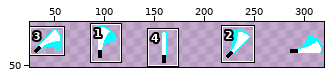
File history of a sprite sheet, art/weaponimgs/1/block.png. The picture above shows the old version from afar; the outline marks the close-up.
Close-up. Old version:
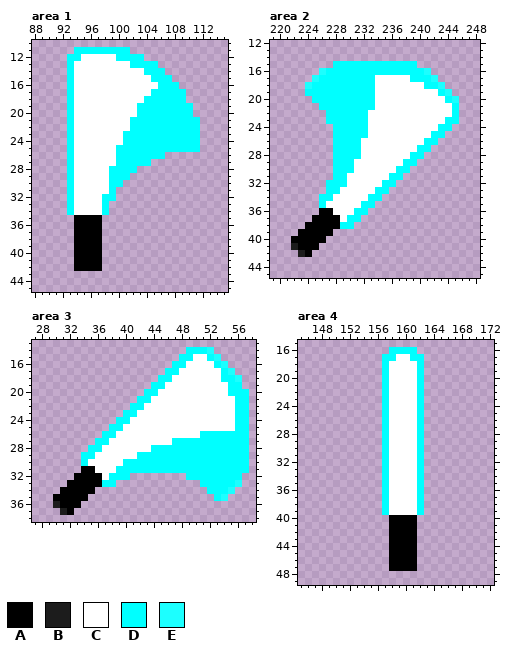
The file is 320x64 pixels. Colours within 5 levels of each other are drawn and written as one. Shown: area 1: x 88..115, y 10..45; area 2: x 219..248, y 12..45; area 3: x 27..58, y 13..38; area 4: x 145..172, y 15..49. The wide view leaves out empty margins. The commit also changed other parts of the picture, which this record leaves out.
Palette (. is transparent): A #000000  B #1c1c1c  C #ffffff  D #00ffff  E #1cffff
Pixels before, area 1, first column x 93:
11 .DDDDDDDD..........
12 DDCCCCCDDDD........
13 DCCCCCCCCDDDD......
14 DCCCCCCCCCCDDD.....
15 DCCCCCCCCCCCDDD....
16 DCCCCCCCCCCCCDDD...
17 DCCCCCCCCCCCDDDDD..
18 DCCCCCCCCCCDDDDDD..
19 DCCCCCCCCCDDDDDDDD.
20 DCCCCCCCCCDDDDDDDD.
21 DCCCCCCCCDDDDDDDDDD
22 DCCCCCCCCDDDDDDDDDD
23 DCCCCCCCDDDDDDDDDDD
24 DCCCCCCCDDDDDDDDDDD
25 DCCCCCCDDDDDDDDDDDD
26 DCCCCCCDDDDDDD.....
27 DCCCCCCDDDDD.......
28 DCCCCCDDDD.........
29 DCCCCCDDD..........
30 DCCCCCDD...........
31 DCCCCCD............
32 DCCCCDD............
33 DCCCCD.............
34 DCCCCD.............
35 .AAAA..............
36 .AAAA..............
37 .AAAA..............
38 .AAAA..............
39 .AAAA..............
40 .AAAA..............
41 .AAAA..............
42 .AAAA..............
Pixels before, area 2, first column x 222:
15 ......DDDDDDDDDDDD......
16 ....EDDDDDDDDDDDDDDE....
17 ...EDDDDDDDDCCCCCDDDE...
18 ..EDDDDDDDDDCCCCCCCDDE..
19 ..DDDDDDDDDDCCCCCCCCCDE.
20 ...DDDDDDDDDCCCCCCCCCCDE
21 ....DDDDDDDDCCCCCCCCCCCD
22 .....DDDDDDCCCCCCCCCCCCD
23 .....DDDDDDCCCCCCCCCCCDD
24 ......DDDDDCCCCCCCCCCDD.
25 ......DDDDDCCCCCCCCCDD..
26 ......DDDDCCCCCCCCCDD...
27 ......DDDDCCCCCCCCDD....
28 ......DDDDCCCCCCCDD.....
29 ......DDDCCCCCCCDD......
30 ......DDDCCCCCCDD.......
31 ......DDCCCCCCDD........
32 .....DDDCCCCCDD.........
33 .....DDCCCCCDD..........
34 ....DDCCCCCDD...........
35 ....DCCCCCDD............
36 ....AACCCDD.............
37 ...AAAACDD..............
38 ..AAAAADD...............
39 .AAAAA..................
40 AAAAA...................
41 BAAA....................
42 .BA.....................
Pixels before, area 3, first column x 30:
14 ...................DDDE.....
15 ..................DDCCDE....
16 .................DDCCCCDE...
17 ................DDCCCCCCDE..
18 ...............DDCCCCCCCDDE.
19 ..............DDCCCCCCCCCDD.
20 .............DDCCCCCCCCCCDDD
21 ............DDCCCCCCCCCCCCDD
22 ...........DDCCCCCCCCCCCCCDD
23 ..........DDCCCCCCCCCCCCCCDD
24 .........DDCCCCCCCCCCCCCCCDD
25 ........DDCCCCCCCCCCCCCCCCDD
26 .......DDCCCCCCCCCCCCDDDDDDD
27 ......DDCCCCCCCCCDDDDDDDDDDD
28 .....DDCCCCCCCDDDDDDDDDDDDDD
29 ....DDCCCCCCDDDDDDDDDDDDDDDD
30 ....DCCCCCDDDDDDDDDDDDDDDDDD
31 ....AACCCDDDDDDDDDDDDDDDDDDD
32 ...AAAACDDD........DDDDDDDD.
33 ..AAAAADD............DDDDDE.
34 .AAAAA................DDDE..
35 AAAAA..................DE...
36 BAAA........................
37 .BA.........................
Pixels before, area 4, first column x 157:
16 .DDDD.
17 DDCCDD
18 DCCCCD
19 DCCCCD
20 DCCCCD
21 DCCCCD
22 DCCCCD
23 DCCCCD
24 DCCCCD
25 DCCCCD
26 DCCCCD
27 DCCCCD
28 DCCCCD
29 DCCCCD
30 DCCCCD
31 DCCCCD
32 DCCCCD
33 DCCCCD
34 DCCCCD
35 DCCCCD
36 DCCCCD
37 DCCCCD
38 DCCCCD
39 DCCCCD
40 .AAAA.
41 .AAAA.
42 .AAAA.
43 .AAAA.
44 .AAAA.
45 .AAAA.
46 .AAAA.
47 .AAAA.
New version:
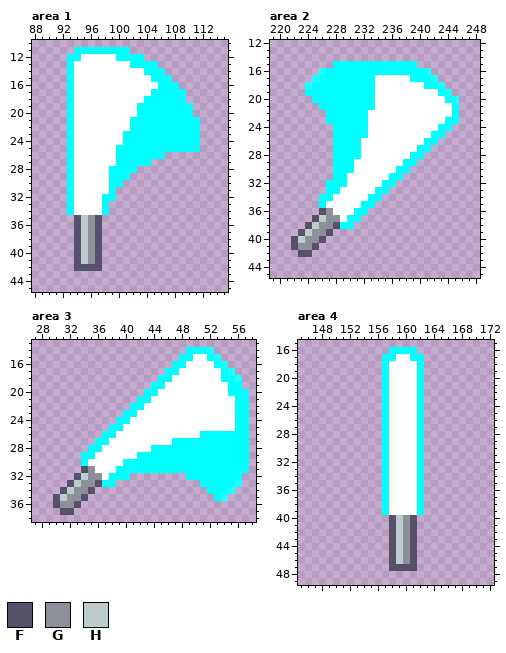
Colours new in this view: F #565168  G #8e9099  H #bacccc
Changes in this commit:
Area 1:
The author changed colour A to colour F in rows 35 to 41 at x 94 and 97; in row 42 at x 94 to 97.
The author changed colour A to colour G in rows 35 to 41 at x 96.
The author changed colour A to colour H in rows 35 to 41 at x 95.
Area 2:
The author changed colour A to colour F in row 36 at x 226; in row 37 at x 225; in row 38 at x 224 and 228; in row 39 at x 223 and 227; in row 40 at x 222 and 226; in row 41 at x 225.
The author changed colour A to colour F in row 42 at x 224.
The author changed colour B to colour F in row 41 at x 222; in row 42 at x 223.
The author changed colour A to colour G in row 36 at x 227; in row 37 at x 227 to 228; in row 38 at x 226 to 227; in row 39 at x 225 to 226; in row 40 at x 224 to 225; in row 41 at x 223 to 224.
The author changed colour A to colour H in row 37 at x 226; in row 38 at x 225; in row 39 at x 224; in row 40 at x 223.
Area 3:
The author changed colour A to colour F in row 31 at x 34; in row 32 at x 33; in row 33 at x 32 and 36; in row 34 at x 31 and 35; in row 35 at x 30 and 34; in row 36 at x 33.
The author changed colour A to colour F in row 37 at x 32.
The author changed colour B to colour F in row 36 at x 30; in row 37 at x 31.
The author changed colour A to colour G in row 31 at x 35; in row 32 at x 35 to 36; in row 33 at x 34 to 35; in row 34 at x 33 to 34; in row 35 at x 32 to 33; in row 36 at x 31 to 32.
The author changed colour A to colour H in row 32 at x 34; in row 33 at x 33; in row 34 at x 32; in row 35 at x 31.
Area 4:
The author changed colour A to colour F in rows 40 to 46 at x 158 and 161; in row 47 at x 158 to 161.
The author changed colour A to colour G in rows 40 to 46 at x 160.
The author changed colour A to colour H in rows 40 to 46 at x 159.
Pixel boxes of the changes (left, top, right, bottom) in both close-ups:
changed: (74, 215, 102, 271)
changed: (291, 208, 340, 257)
changed: (53, 466, 102, 515)
changed: (389, 515, 417, 571)
